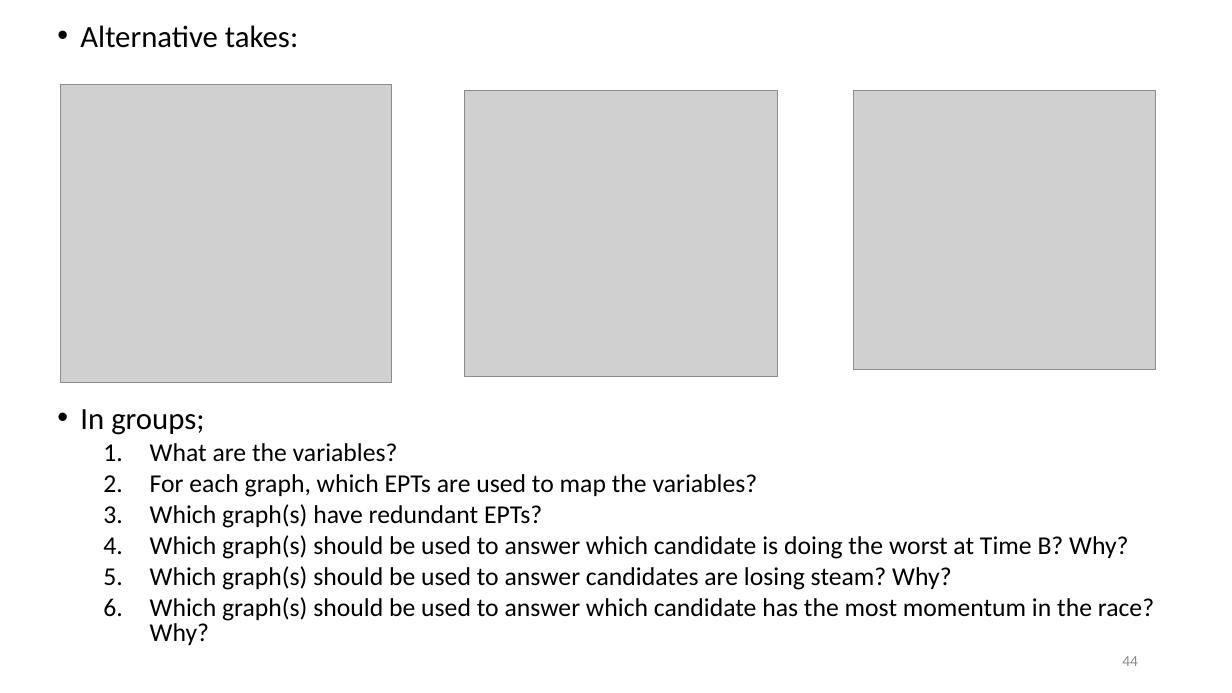
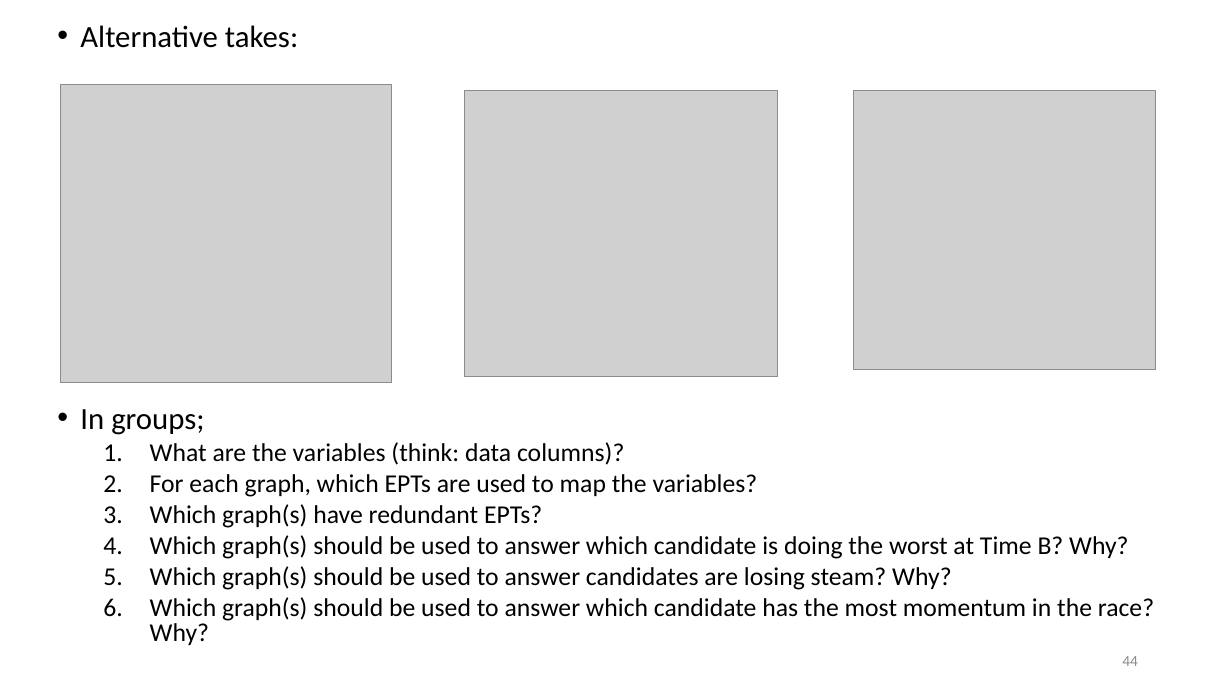
Before and after one commit to WSU-DataScience/WiCS_workshop, a slide deck: slide 44 of Visualization Notes/1 - Principles of data visualization.pptx. Drawn at 1232x693 pixels with LibreOffice and Linux fonts; fonts in the diff are those of the drawing; grey boxes stand for pictures. Boxes give left, top, right and bottom in pixels: in the first picture for what was removed or moved away, otherwise in the second. Text is boxed around its words. In the diff, an @@ line names an element or a change of style, - is before the commit and + after.

```diff
--- a/Visualization Notes/1 - Principles of data visualization.pptx
+++ b/Visualization Notes/1 - Principles of data visualization.pptx
@@ text at (150, 442, 624, 465): text changed @@
-  1. What are the variables?
+  1. What are the variables (think: data columns)?
```
Also in this commit, not shown: 6 other slides changed, 3 slides added, 2 slides removed, 4 other files.
